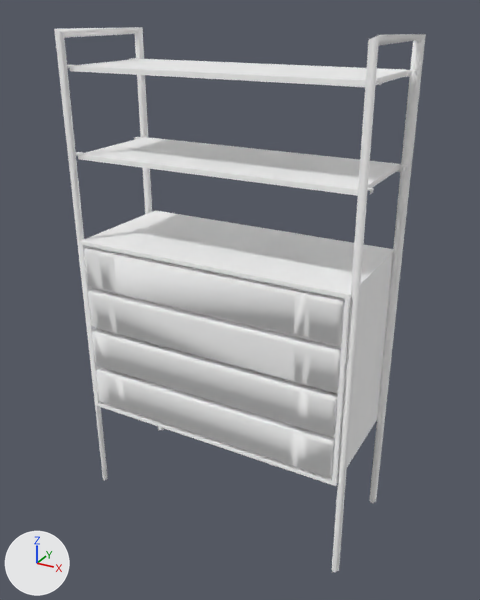
Renders of the glTF model assets/build/mobile/props/drawer_cabinet.glb from each side of a commit.
Rendered twice from a 50 mm lens placed at (1.15, -2.05, 1.94), pointed at (0.02, 0.0, 0.91). The lights are fixed; the arrows at lower left show +X, +Y and +Z. The picture after the commit comes second. Where no turn or scale is listed for an object, it has been applied to the vertices. Vertices at exactly the same position are counted once.

Names of what the first picture shows: 'drawer_cabinet', 'drawer_cabinet_drawer_01', 'drawer_cabinet_drawer_02', 'drawer_cabinet_drawer_03', 'drawer_cabinet_drawer_04'.
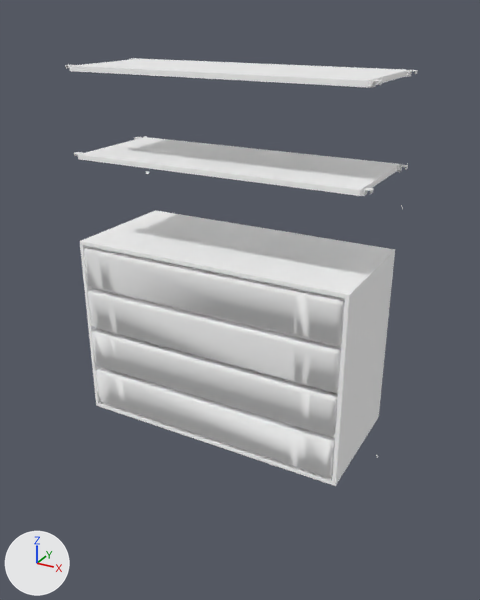
Where the newer file only moved an object's origin or applied its transform, the numbers keep the older frame.

Patch to the scene script:
```diff
--- a/assets/build/mobile/props/drawer_cabinet.glb.py
+++ b/assets/build/mobile/props/drawer_cabinet.glb.py
@@ me_cube_001 @@
 # used by ob_drawer_cabinet; location = (0.0, 0.004, 0.937)
-me_cube_001.from_pydata(...)  # 1756 vertices, 3228 faces; spans x -0.57..0.57, y -0.24..0.24, z -0.94..0.94
+me_cube_001.from_pydata(...)  # 1733 vertices, 3190 faces; spans x -0.57..0.56, y -0.24..0.24, z -0.72..0.82
+# me_cube_001 part 1: the loose piece of 14 vertices spanning x -0.57..-0.53, y -0.24..0.23, z -0.94..0.94 is deleted
+# me_cube_001 part 2: 17 vertices removed from x 0.53..0.57, y -0.24..0.23, z -0.94..0.94; 6 vertices added at x 0.46..0.55, y -0.2..0.19, z 0.49..0.82
+# other edits to the shape of me_cube_001 do not show in these pictures
 me_cube_001.materials.append(mat_atlas_0d)
@@ me_cube_007 @@
 # used by ob_drawer_cabinet_drawer_01; location = (-0.002, -0.026, 1.029)
-me_cube_007.from_pydata(...)  # 180 vertices, 357 faces; spans x -0.517..0.517, y -0.214..0.214, z -0.074..0.074
+me_cube_007.from_pydata(...)  # 178 vertices, 353 faces; spans x -0.517..0.517, y -0.214..0.214, z -0.074..0.074
+# me_cube_007 part 3
+# 2 vertices are removed from x 0.354..0.38, y -0.214..-0.179, z -0.016..0.074
+# 115 faces are deleted
+# 111 new faces join them
 me_cube_007.materials.append(mat_atlas_0d)
@@ me_cube_010 @@
 # used by ob_drawer_cabinet_drawer_04; location = (-0.002, -0.026, 0.504)
-me_cube_010.from_pydata(...)  # 160 vertices, 316 faces; spans x -0.517..0.517, y -0.214..0.214, z -0.074..0.074
+me_cube_010.from_pydata(...)  # 158 vertices, 311 faces; spans x -0.517..0.517, y -0.214..0.214, z -0.074..0.074
+# me_cube_010 part 4
+# 2 vertices are removed from x -0.4..0.359, y -0.214..-0.195, z 0.06..0.074
+# 78 faces are deleted
+# 73 new faces join them
 me_cube_010.materials.append(mat_atlas_0d)
```

What differs and where, as boxes (x1, y1, x2, y2) in the pictures (480 x 600 px; the box of a moved part takes in the faces that stretch with it):
'drawer_cabinet', reshaped (21% shorter): before (54, 27, 426, 572); after (65, 58, 418, 486)
part 1 of me_cube_001, deleted: before (54, 27, 164, 481)
part 2 of me_cube_001, cut back: before (332, 34, 426, 572)
part 3 of me_cube_007, moved or reshaped: (112, 257, 308, 336) in both
part 4 of me_cube_010, moved or reshaped: (96, 368, 335, 477) in both
